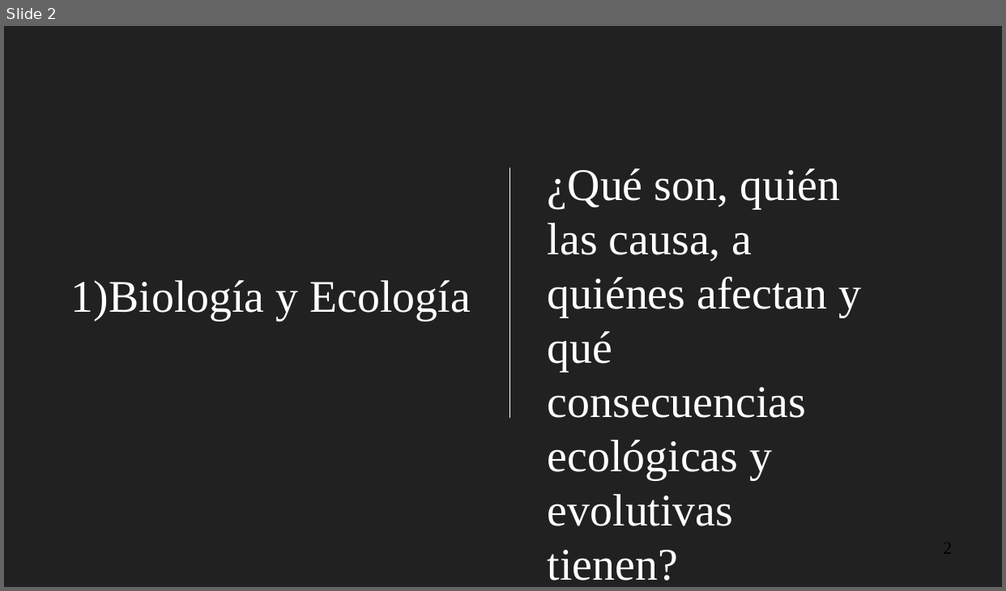
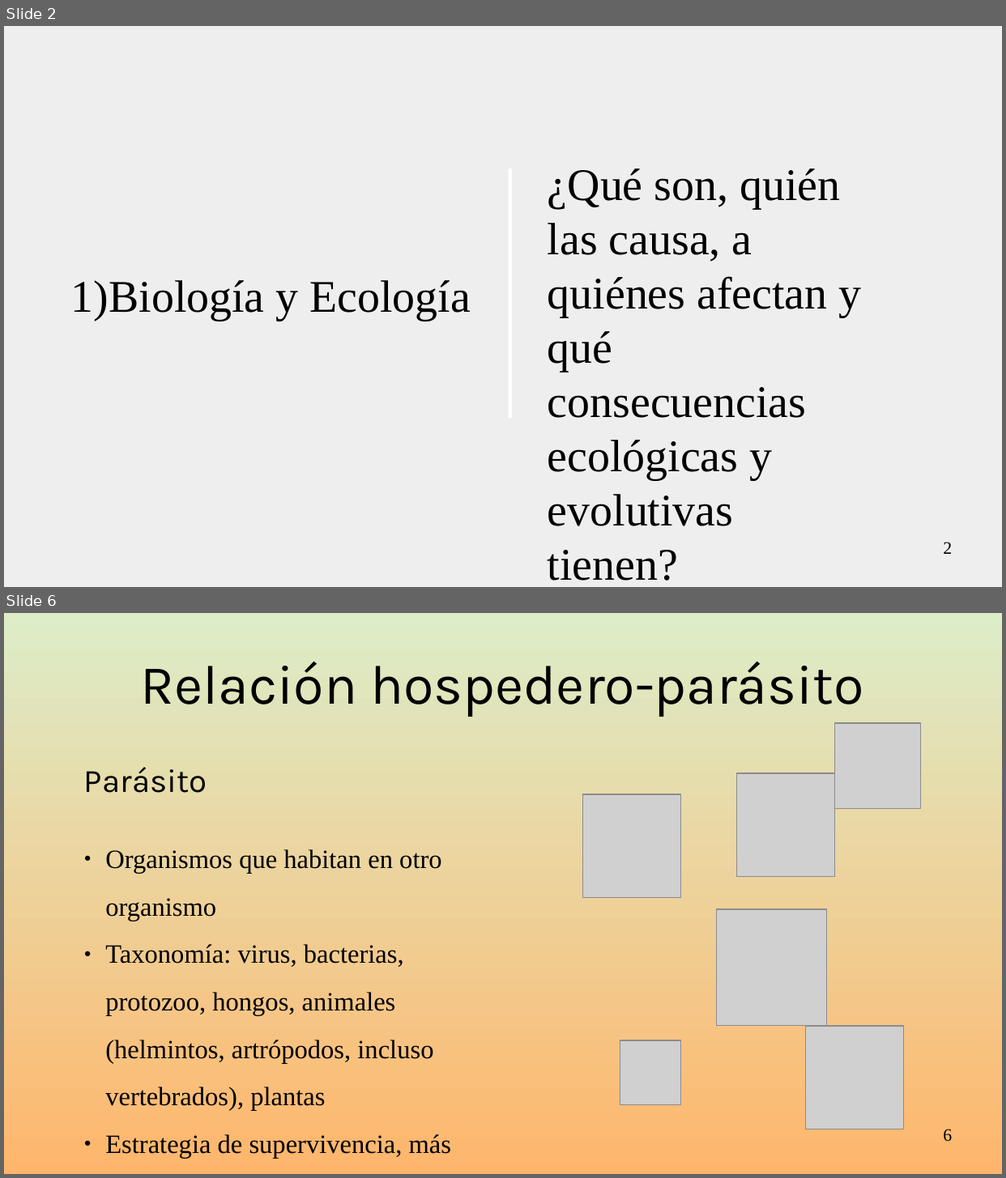
Before and after one commit to gerardommc/Medicina-Cons, a slide deck: Infecciosas.odp. Shown one above the other, each under a label of ours: slide 2 before the commit, slides 2 and 6 after it; the slides between them are not shown. The pictures are 1006x591 and 1006x1178 pixels, drawn with LibreOffice and Linux fonts; fonts in the diff are those of the drawing; grey boxes stand for pictures. Boxes give left, top, right and bottom in pixels: in the first picture for what was removed or moved away, otherwise in the second. Text is boxed around its words. In the diff, an @@ line names an element or a change of style, - is before the commit and + after.

```diff
--- a/Infecciosas.odp
+++ b/Infecciosas.odp
@@ slide 6 added at (4, 613, 1002, 1174), background gradient #DCEDC8 to #FFB66C @@
@@ title added at (141, 662, 863, 717), 44 pt, text #000000 @@
+Relación hospedero-parásito
@@ picture added at (835, 723, 922, 810) @@
@@ text added at (84, 767, 451, 1158), 21 pt, text #000000 @@
+Parásito
+● Organismos que habitan en otro organismo
+● Taxonomía: virus, bacterias, protozoo, hongos, animales (helmintos, artrópodos, incluso vertebrados), plantas
+● Estrategia de supervivencia, más que grupo taxonómico
@@ picture added at (738, 773, 835, 877) @@
@@ picture added at (583, 794, 681, 898) @@
@@ picture added at (717, 910, 827, 1027) @@
@@ picture added at (620, 1041, 681, 1105) @@
@@ picture added at (807, 1026, 904, 1130) @@
@@ page number added at (943, 1129, 952, 1142), 14 pt, text #000000 @@
+6
@@ slide 2 changed as well @@
@@ background #212121 to #EEEEEE @@
@@ subtitle "Biología y Ecología" at (71, 280, 471, 321): text colour #FFFFFF to #000000; bullet colour #FFFFFF to #000000 @@
@@ line (510, 169) - (510, 418): stroke #FFFFFF 0 pt to #FFFFFF 2.83 pt @@
@@ text "¿Qué son, quién las causa, ..." at (548, 169, 861, 581): text colour #FFFFFF to #000000 @@
@@ page number added at (943, 542, 952, 554), 14 pt, text #000000 @@
+2
```
Also in this commit, not shown: 1 other slide changed, 7 other slides added, 17 other files.
